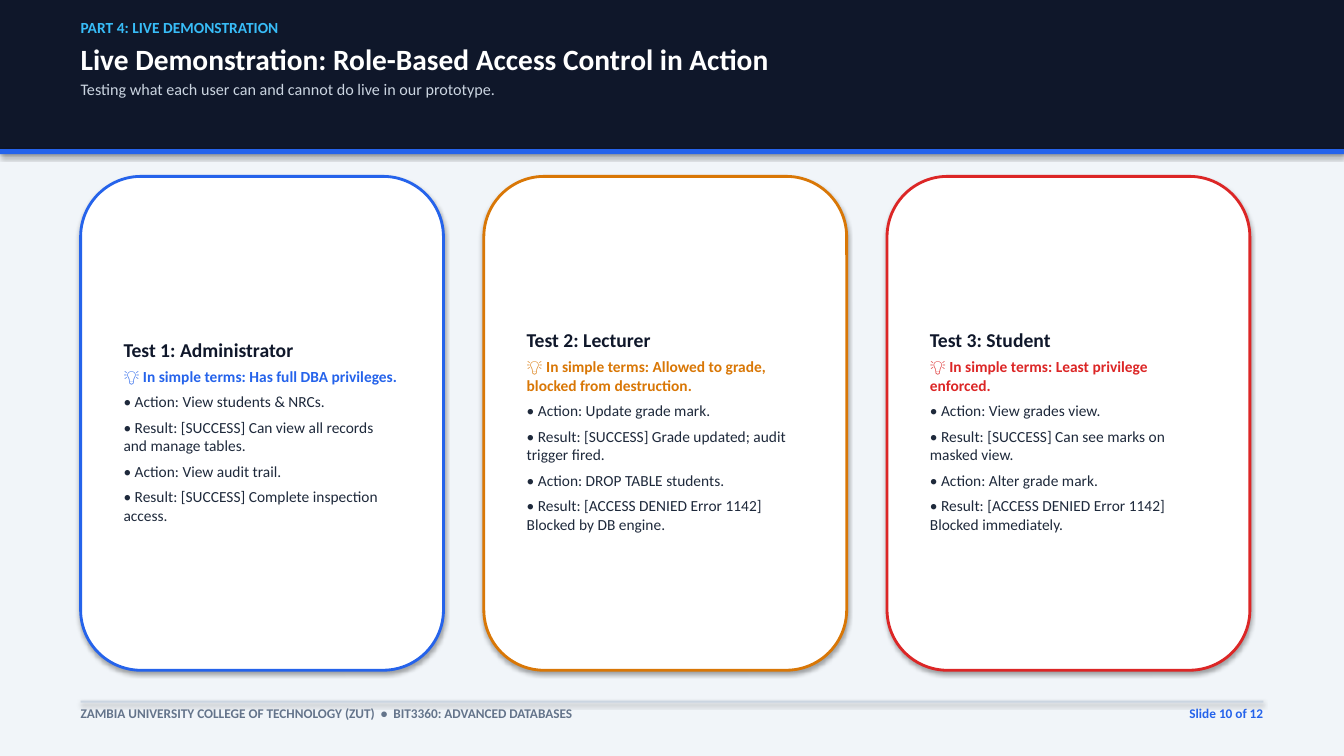
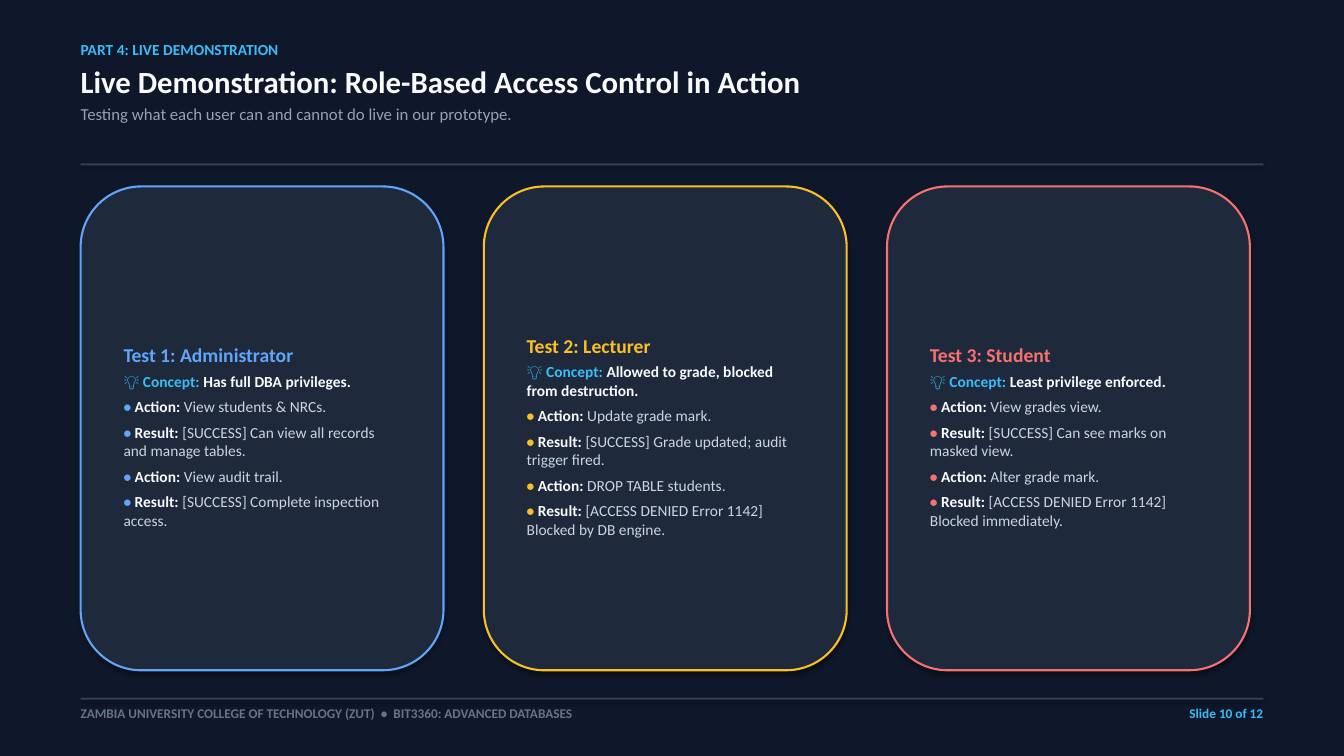
Before and after one commit to comfortpenyengwe-afk/ADA-assignment-for-the-ohns, a slide deck: slide 10 of BIT3360_Database_Security_Presentation.pptx. Drawn at 1344x756 pixels with LibreOffice and Linux fonts; fonts in the diff are those of the drawing. Boxes give left, top, right and bottom in pixels: in the first picture for what was removed or moved away, otherwise in the second. Text is boxed around its words. In the diff, an @@ line names an element or a change of style, - is before the commit and + after.

Commit message:
Apply dark cybersecurity theme to presentation deck and HTML matching Windows Security styling

```diff
--- a/BIT3360_Database_Security_Presentation.pptx
+++ b/BIT3360_Database_Security_Presentation.pptx
@@ rectangle at (x1=0, y1=0, x2=1344, y2=756): fill #F1F5F9 to #0F172A @@
@@ rectangle removed at (x1=0, y1=0, x2=1344, y2=149) @@
@@ text "PART 4: LIVE DEMONSTRATION" moved from (x1=81, y1=23, x2=768, y2=98) to (x1=81, y1=45, x2=801, y2=123) @@
@@ text at (x1=81, y1=71, x2=801, y2=123): size 21 to 22 pt, text colour #FFFFFF to #F8FAFC in "Live Demonstration: Role-Based Access Control in Action"; size 11.5 to 12 pt, text colour #CBD5E1 to #94A3B8 in "Testing what each user can and cannot ..."; more space between paragraphs @@
@@ rectangle resized from (x1=0, y1=149, x2=1344, y2=154) to (x1=81, y1=163, x2=1263, y2=165) @@
@@ rectangle at (x1=81, y1=163, x2=1263, y2=165): fill #2563EB to #334155 @@
@@ rounded rectangle "Test 1: Administrator" resized from (x1=81, y1=176, x2=444, y2=670) to (x1=81, y1=187, x2=444, y2=670) @@
@@ rounded rectangle "Test 1: Administrator" at (x1=81, y1=187, x2=444, y2=670): fill #FFFFFF to #1E293B; outline #2563EB 2 pt to #60A5FA 1.5 pt @@
@@ rounded rectangle "Test 2: Lecturer" resized from (x1=484, y1=176, x2=847, y2=670) to (x1=484, y1=187, x2=847, y2=670) @@
@@ rounded rectangle "Test 2: Lecturer" at (x1=484, y1=187, x2=847, y2=670): fill #FFFFFF to #1E293B; outline #D97706 2 pt to #FBBF24 1.5 pt @@
@@ rounded rectangle "Test 3: Student" resized from (x1=887, y1=176, x2=1250, y2=670) to (x1=887, y1=187, x2=1250, y2=670) @@
@@ rounded rectangle "Test 3: Student" at (x1=887, y1=187, x2=1250, y2=670): fill #FFFFFF to #1E293B; outline #DC2626 2 pt to #F87171 1.5 pt @@
@@ text in rounded rectangle at (x1=124, y1=348, x2=379, y2=526): text colour #0F172A to #60A5FA in "Test 1: Administrator"; text colour #1E293B to #60A5FA in "•", "•", "•", "•"; text colour #1E293B to #F8FAFC in "Action:", "Result:", "Action:", "Result:"; text colour #1E293B to #CBD5E1 in "View students & NRCs.", "[SUCCESS] Can view all records and manage ...", "View audit trail.", "[SUCCESS] Complete inspection access."; bold on in "• Action:", "• Result:", "• Action:", "• Result:" @@
@@ text in rounded rectangle at (x1=527, y1=340, x2=787, y2=538): text colour #0F172A to #FBBF24 in "Test 2: Lecturer"; text colour #1E293B to #FBBF24 in "•", "•", "•", "•"; text colour #1E293B to #F8FAFC in "Action:", "Result:", "Action:", "Result:"; text colour #1E293B to #CBD5E1 in "Update grade mark.", "[SUCCESS] Grade updated; audit trigger fired.", "DROP TABLE students.", "[ACCESS DENIED Error 1142] Blocked by DB ..."; bold on in "• Action:", "• Result:", "• Action:", "• Result:" @@
@@ text in rounded rectangle at (x1=930, y1=348, x2=1166, y2=529): text colour #0F172A to #F87171 in "Test 3: Student"; text colour #1E293B to #F87171 in "•", "•", "•", "•"; text colour #1E293B to #F8FAFC in "Action:", "Result:", "Action:", "Result:"; text colour #1E293B to #CBD5E1 in "View grades view.", "[SUCCESS] Can see marks on masked view.", "Alter grade mark.", "[ACCESS DENIED Error 1142] Blocked immediately."; bold on in "• Action:", "• Result:", "• Action:", "• Result:" @@
@@ text in rounded rectangle at (x1=143, y1=376, x2=351, y2=390): text changed; text colour #2563EB to #F8FAFC @@
-💡 In simple terms: Has full DBA privileges.
+💡 Concept: Has full DBA privileges.
@@ text in rounded rectangle at (x1=527, y1=366, x2=773, y2=396): text changed; text colour #D97706 to #F8FAFC @@
-💡 In simple terms: Allowed to grade, blocked from destruction.
+💡 Concept: Allowed to grade, blocked from destruction.
@@ text in rounded rectangle at (x1=949, y1=376, x2=1166, y2=390): text changed; text colour #DC2626 to #F8FAFC @@
-💡 In simple terms: Least privilege enforced.
+💡 Concept: Least privilege enforced.
@@ rectangle at (x1=81, y1=698, x2=1263, y2=700): fill #CBD5E1 to #334155 @@
@@ text "Slide 10 of 12" at (x1=1189, y1=708, x2=1263, y2=718): text colour #2563EB to #38BDF8 @@
```
Also in this commit, not shown: 11 other slides changed, 7 other files.
